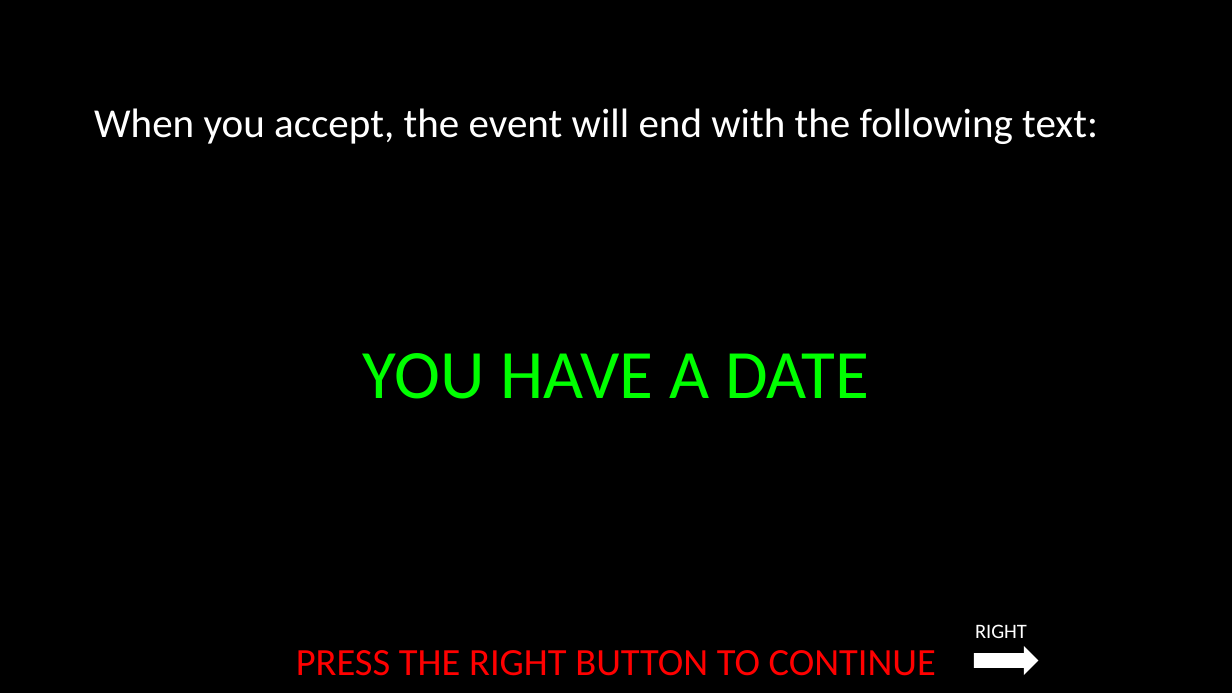
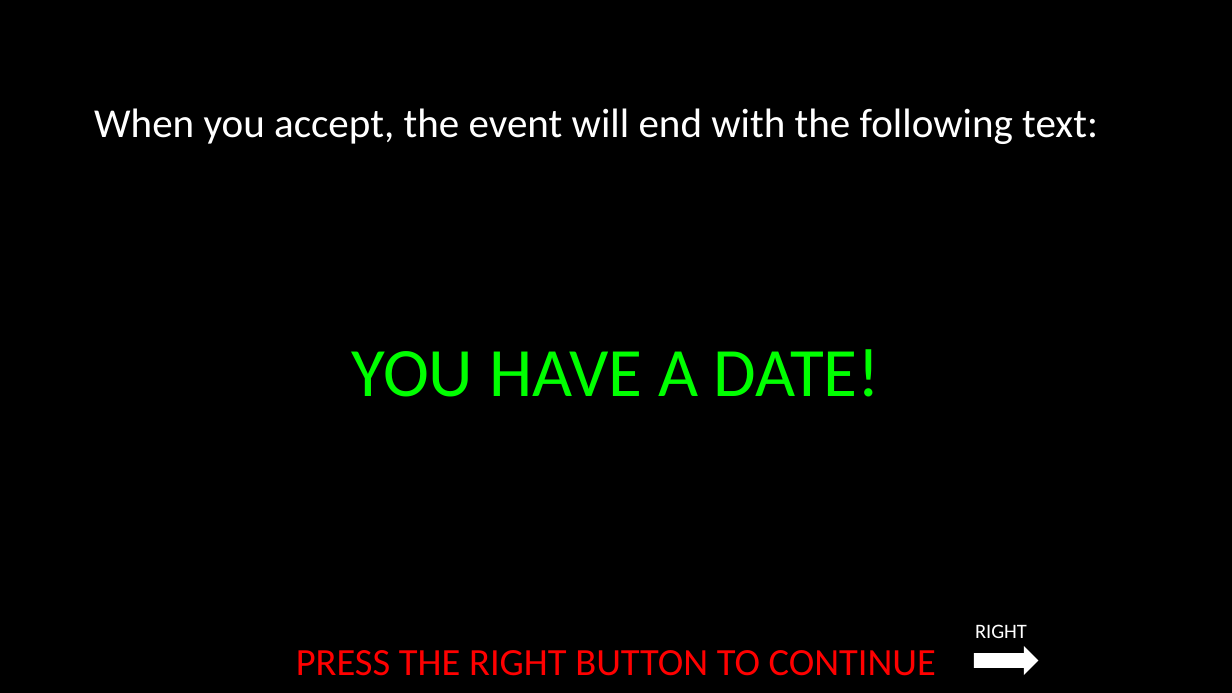
Before and after one commit to laureate-institute-for-brain-research/StimToolOnline, a slide deck: slide 15 of public/js/tasks/blind_dating/media/Blind_dating_game_instructionsV2.pptx. Drawn at 1232x693 pixels with LibreOffice and Linux fonts; fonts in the diff are those of the drawing. Boxes give left, top, right and bottom in pixels: in the first picture for what was removed or moved away, otherwise in the second. Text is boxed around its words. In the diff, an @@ line names an element or a change of style, - is before the commit and + after.

Commit message:
fix slide so that the green text matches. #34

```diff
--- a/public/js/tasks/blind_dating/media/Blind_dating_game_instructionsV2.pptx
+++ b/public/js/tasks/blind_dating/media/Blind_dating_game_instructionsV2.pptx
@@ rectangle removed at (712, 303, 1137, 402) @@
@@ text at (352, 349, 880, 397): text changed @@
-YOU HAVE A DATE
+YOU HAVE A DATE!
```
Also in this commit, not shown: 3 other files.
